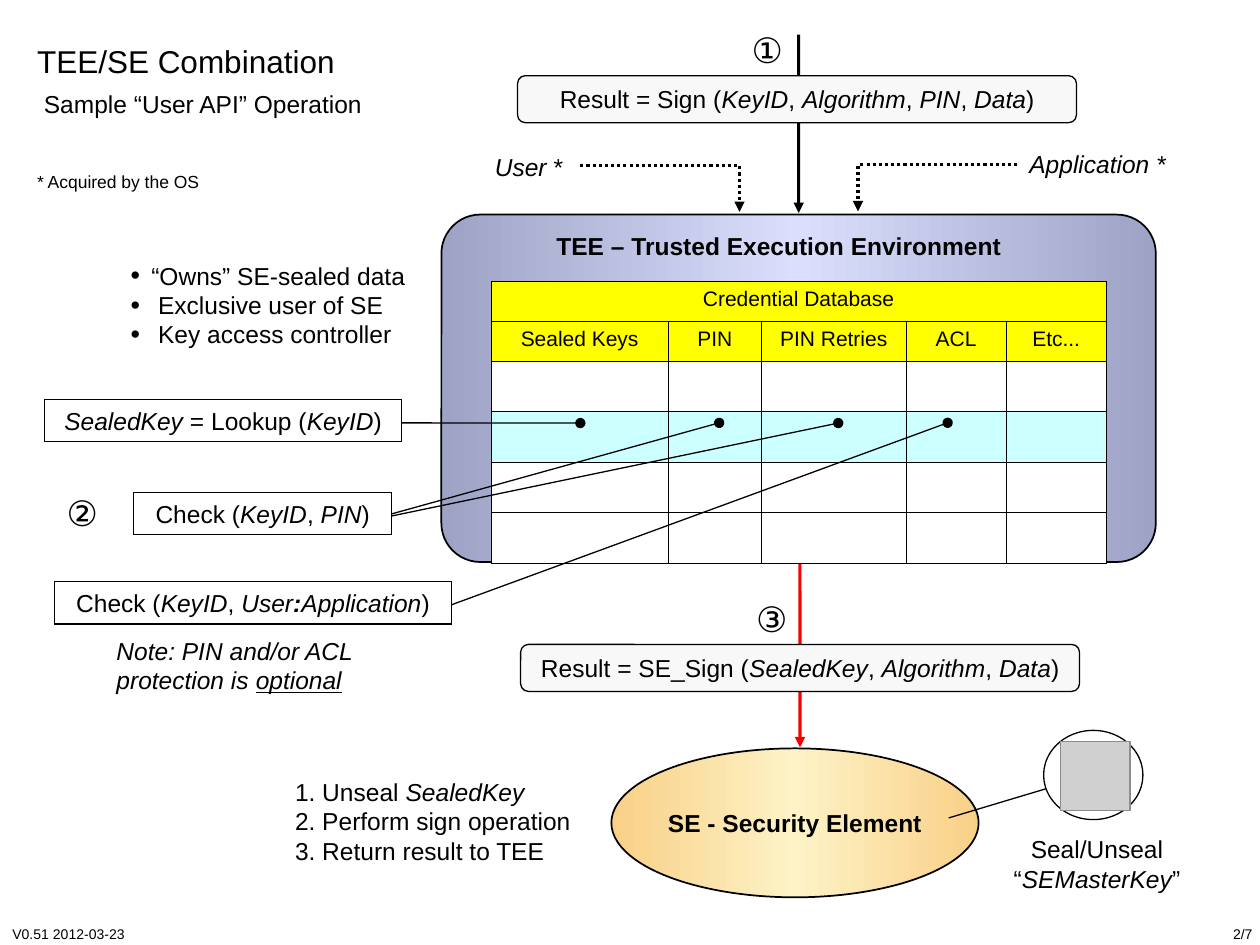
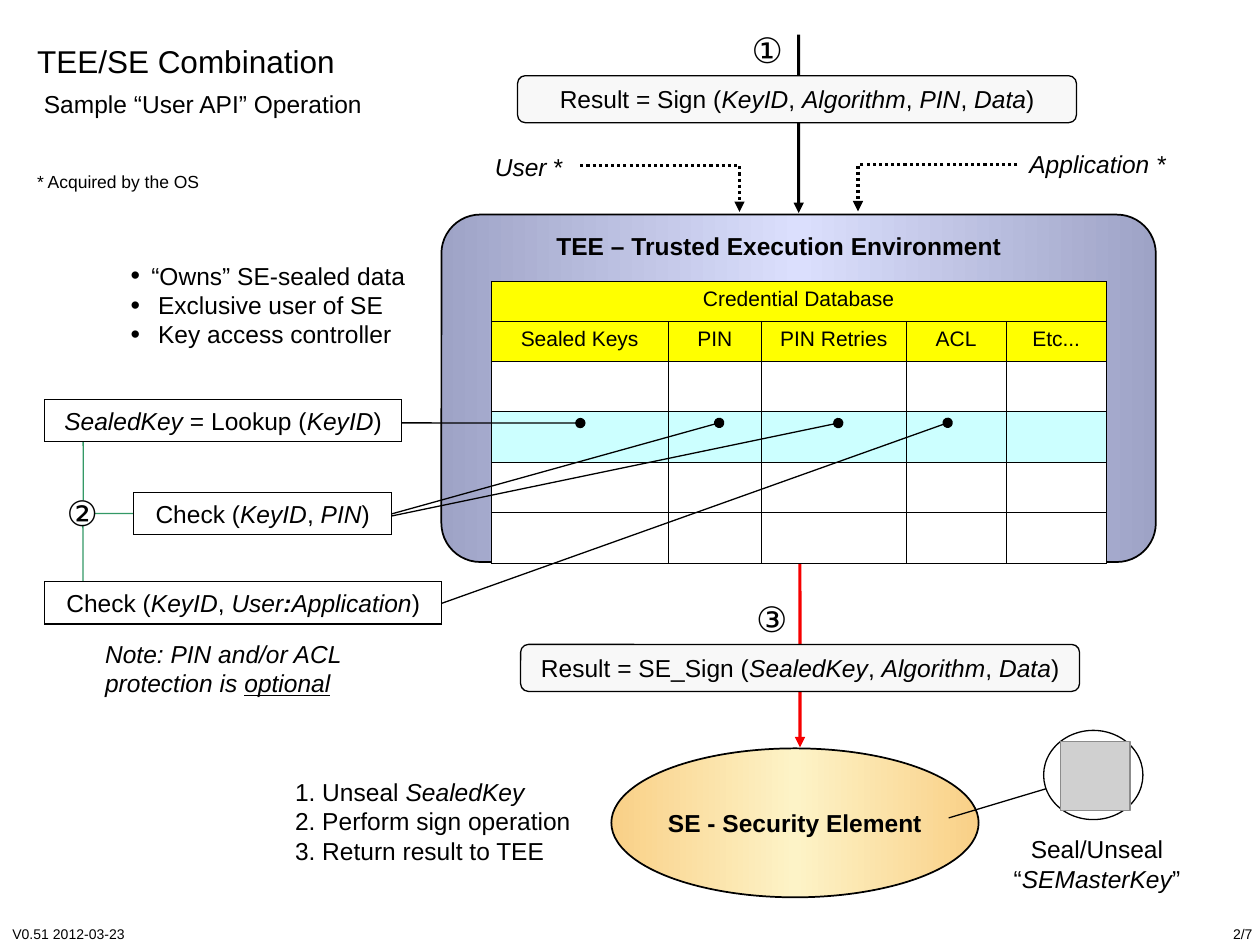
Before and after one commit to cyberphone/openkeystore.old, a slide deck: slide 2 of trunk/resources/docs/tee-se-combo.ppt. Drawn at 1260x945 pixels with LibreOffice and Linux fonts; fonts in the diff are those of the drawing; grey boxes stand for pictures. Boxes give left, top, right and bottom in pixels: in the first picture for what was removed or moved away, otherwise in the second. Text is boxed around its words. In the diff, an @@ line names an element or a change of style, - is before the commit and + after.

```diff
--- a/trunk/resources/docs/tee-se-combo.ppt
+++ b/trunk/resources/docs/tee-se-combo.ppt
@@ line added from (83, 441) to (83, 500), #339966 0.74 pt @@
@@ arrow moved from (442, 609) - (948, 423) to (435, 606) - (948, 423) @@
@@ line added from (83, 525) to (83, 585), #339966 0.74 pt @@
@@ line added from (94, 513) to (134, 513), #339966 0.74 pt @@
@@ rectangle "Check (KeyID, User:Application)": place and size @@
-rectangle "Check (KeyID, User:Application)" at <box>54,582,451,625</box>
+rectangle "Check (KeyID, User:Application)" at <box>44,582,441,625</box>
@@ text "Note: PIN and/or ACL": place and size @@
-text "Note: PIN and/or ACL" at <box>116,642,353,694</box>
+text "Note: PIN and/or ACL" at <box>105,645,342,697</box>
```
Also in this commit, not shown: 1 other slide changed, 1 other file.
